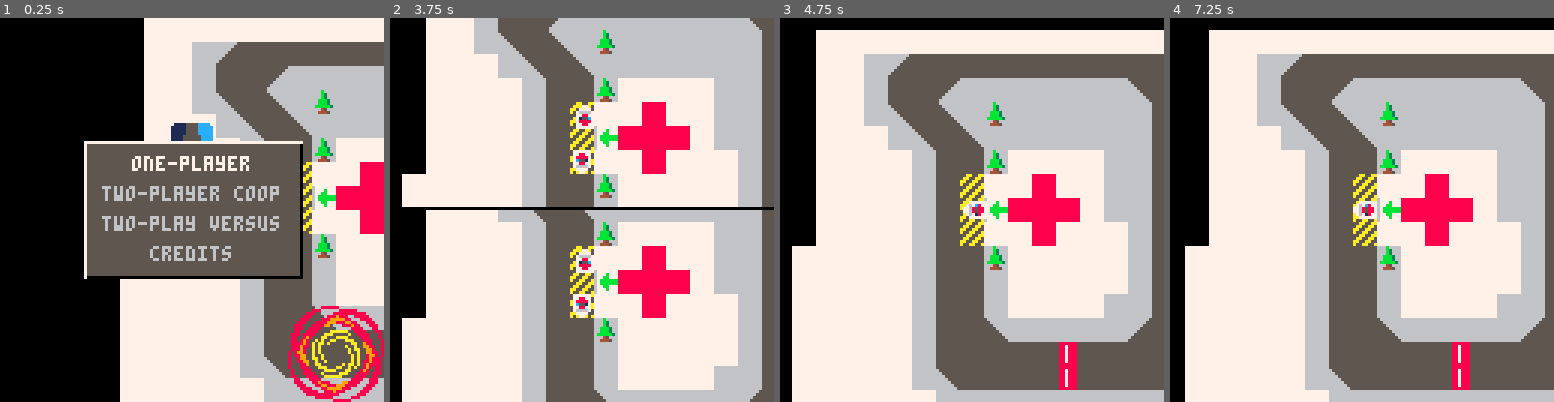
Above: before the commit, frames 1-4 (left to right).
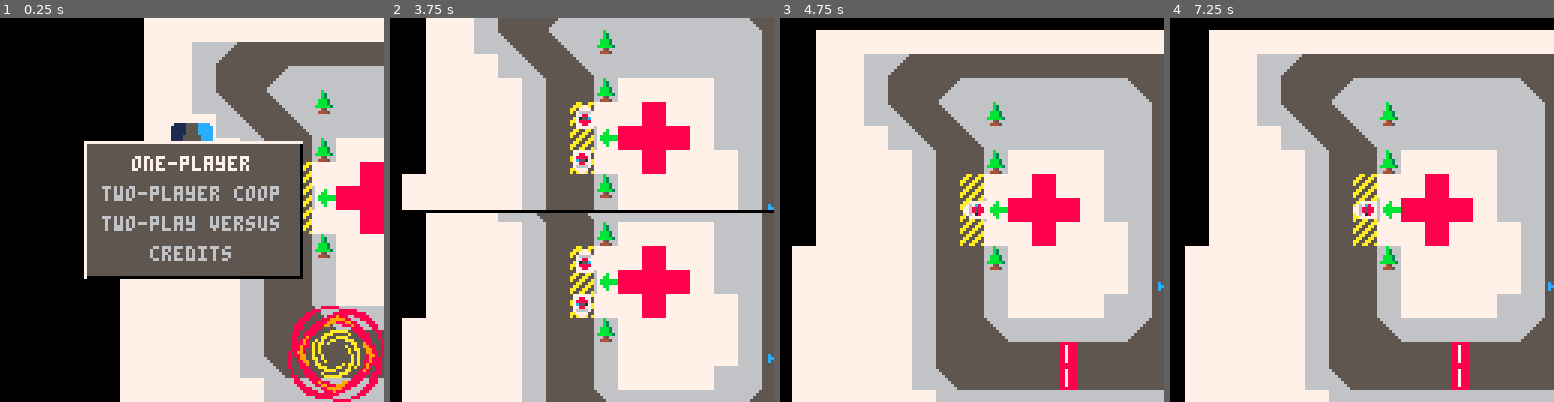
Above: after the commit, the same moments.

Repository: GraulierBrice/ludum-dare-46
Game: PICO-8 cartridge keep-it-alive.p8
The game is run twice, just before and just after one commit, with the same random seed, the same clock (stepped at 60 frames per second) and the same inputs.
Inputs:
- Up to frame 1 (0.25 s): no input
- Up to frame 2 (3.75 s): tap X (X key) at 0.33, 1.07, 1.85, 2.97 s; tap O (Z key) at 0.7, 1.7, 2.1, 2.5, 2.9, 3.3, 3.7 s; hold Right 1.6-2.1 s; hold Up 2.15-2.42 s; hold Right 2.47-3.03 s; hold Left 3.08-3.58 s; hold Down from 3.63 s (still down)
- Up to frame 3 (4.75 s): release Down at 3.97 s; hold Right 4.02-4.68 s; tap X (X key) at 4.08 s; tap O (Z key) at 4.1, 4.5 s; hold Up from 4.73 s (still down)
- Up to frame 4 (7.25 s): tap O (Z key) every 0.4 s from 4.9 to 6.9 s; release Up at 5.03 s; hold Left 5.08-5.68 s; tap X (X key) at 5.2, 6.32 s; hold Down 5.73-6.03 s; hold Right 6.08-6.58 s; hold Right 6.63-7.13 s; hold Up from 7.18 s (still down)

Frame 1 is identical in both runs. In frame 2, 1.5% of the frame differs, in the area x 3-100%, y 48-90%; in frame 3, less than 0.1%; in frame 4, less than 0.1%.

Commit message:
Hp bar and arrow indicators

Diff:
--- a/keep-it-alive.p8
+++ b/keep-it-alive.p8
@@ -98,7 +98,7 @@
 		local spawn = maps[map].spawns[nb_players][i]
 		add(cars, rigidbody(spawn.pos.x, spawn.pos.y, spawn.rot, 7, 7, car_hit))
 	end
-	default_patient(27*8,16,0,8,8,true)
+	default_patient(27*8,84)
 	--add(patients, collider(21*8,10,0,8,8,true))
 	add(dropzones, collider(12*8+4,7*8+4,0,8,24,true, dropzone_hit))
 end
@@ -126,8 +126,8 @@
 		draw_screen(2, vector(-64, -96), vector(0,0))
 		memcpy(0x6000, 0x1000, 0xfff)
 
-		local left = vec_add(cam, vector(0, 63))
-		local right = vec_add(cam, vector(128, 63))
+		local left = vec_add(cam, vector(0, 64))
+		local right = vec_add(cam, vector(128, 64))
 		line(left.x, left.y, right.x, right.y, 0)
 	end
 end
@@ -155,7 +155,7 @@
 end
 
 function patient(x, y, hp, dmg_unloaded, dmg_drift, dmg_loaded, hit_dmg, hit_dmg_threshold)
-	local p = collider(27*8,16,0,8,8,true, patient_hit)
+	local p = collider(x,y,0,8,8,true, patient_hit)
 	p.max_hp = hp
 	p.hp = hp
 	p.car_id = 0
@@ -232,8 +232,13 @@
 		add_gum(car.pos)
 	end
 
-	if (car.load != nil) then
+	if car.load then
 		del(colliders, car.load)
+	end
+
+	if car.load and car.load.hp <= 0 then
+		del(patients,car.load)
+		car.load = nil
 	end
 end
 
@@ -247,6 +252,9 @@
 		 	end
   		end
  	end
+	if car.load then
+		line(car.pos.x-car.load.hp/2,car.pos.y+10,car.pos.x+car.load.hp/2,car.pos.y+10,8)
+	end
 end
 
 function draw_screen(player, cam_offset, ui_offset)
@@ -272,7 +280,21 @@
 	end
 	for patient in all(patients) do
 		if (patient.car_id <= 0) then
-			spr(1,patient.pos.x-4, patient.pos.y-4)
+			local car_dists = {}
+			local bound_x = min(cam.x+126,max(cam.x-1,patient.pos.x))
+			local bound_y = {min(cam.y+128/#cars-2,max(cam.y-1,patient.pos.y)),min(cam.y+126,max(cam.y-1+65,patient.pos.y))}
+			for i=1,#cars do
+				add(car_dists, vector(abs(cars[i].pos.x-1-patient.pos.x),abs(cars[i].pos.y-1-patient.pos.y)))
+				if car_dists[i].x<=68 and car_dists[i].y <=68/#cars then
+					spr(1,patient.pos.x-4, patient.pos.y-4)
+				else
+					if car_dists[i].x>#cars*car_dists[i].y then
+						sspr(13,16,3,3,bound_x,bound_y[i],3,3)
+					else
+						sspr(13,21,3,3,bound_x,bound_y[i],3,3)
+					end
+				end
+			end
 		else
 			print(patient.car_id, cam.x, cam.y, 11)
 			print(patient.hp.."/"..patient.max_hp, cam.x, cam.y+10, 8)
@@ -690,14 +712,14 @@
 88888888677bb777777777775aa55aa5722225555551111700000000000000000000000000000000000000000000000000000000000000000000000000000000
 888888886777b77777777777aa55aa55722225555551111700000000000000000000000000000000000000000000000000000000000000000000000000000000
 888888886777777777777777a55aa55a755555555555555700000000000000000000000000000000000000000000000000000000000000000000000000000000
-666b66660c00000058888885bbbbbbbb55ddddd50000000000000000000000000000000000000000000000000000000000000000000000000000000000000000
-666b3666ccc0000058878885bbbbbbb35ddddddd0000000000000000000000000000000000000000000000000000000000000000000000000000000000000000
-666b3666a88a000058878885bb3bbb3b0ddddddd0000000000000000000000000000000000000000000000000000000000000000000000000000000000000000
+666b666600000c0c58888885bbbbbbbb55ddddd50000000000000000000000000000000000000000000000000000000000000000000000000000000000000000
+666b366600000ccc58878885bbbbbbb35ddddddd0000000000000000000000000000000000000000000000000000000000000000000000000000000000000000
+666b3666a88a0c0c58878885bb3bbb3b0ddddddd0000000000000000000000000000000000000000000000000000000000000000000000000000000000000000
 66bbb3668668000058878885b3bbbbbb0ddd0ddd0000000000000000000000000000000000000000000000000000000000000000000000000000000000000000
 66bbb3668888000058878885bbbbbbbb0ddddddd0000000000000000000000000000000000000000000000000000000000000000000000000000000000000000
-6bbbbb368888000058878885bbbb3bbb0ddddddd0000000000000000000000000000000000000000000000000000000000000000000000000000000000000000
-666456668888000058878885bbb3bbbb00ddddd50000000000000000000000000000000000000000000000000000000000000000000000000000000000000000
-664445668888000058888885bbbbbbbb500000550000000000000000000000000000000000000000000000000000000000000000000000000000000000000000
+6bbbbb3688880ccc58878885bbbb3bbb0ddddddd0000000000000000000000000000000000000000000000000000000000000000000000000000000000000000
+66645666888800c058878885bbb3bbbb00ddddd50000000000000000000000000000000000000000000000000000000000000000000000000000000000000000
+6644456688880ccc58888885bbbbbbbb500000550000000000000000000000000000000000000000000000000000000000000000000000000000000000000000
 66666666555555555666666655555555555555556666666500000000000000000000000000000000000000000000000000000000000000000000000000000000
 66666666555555555566666665555555555555566666665500000000000000000000000000000000000000000000000000000000000000000000000000000000
 66666666555555555556666666555555555555666666655500000000000000000000000000000000000000000000000000000000000000000000000000000000
